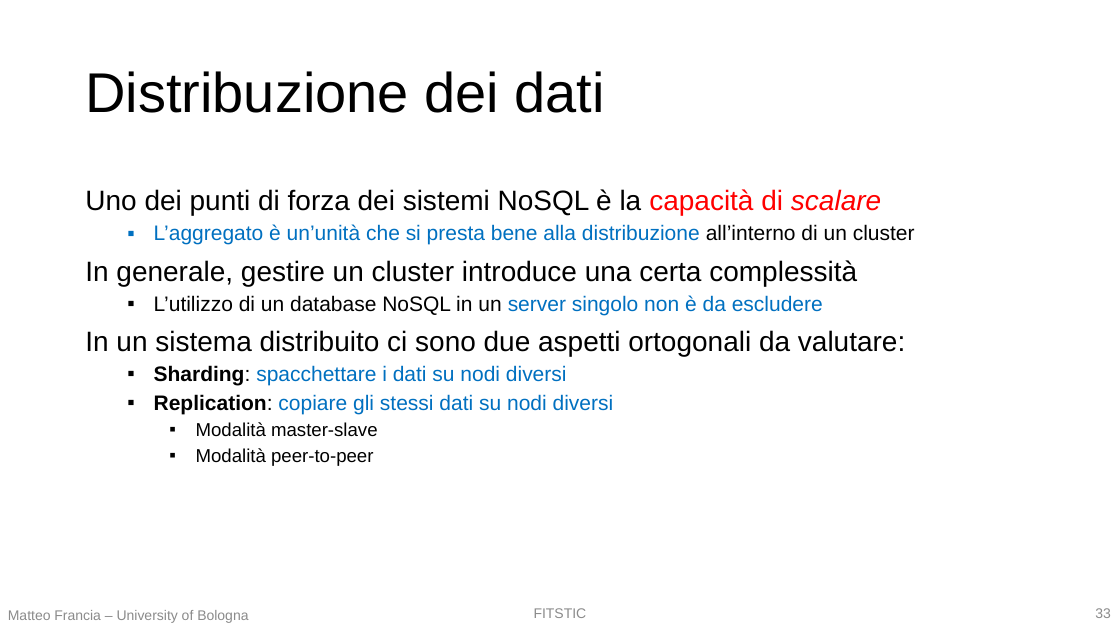
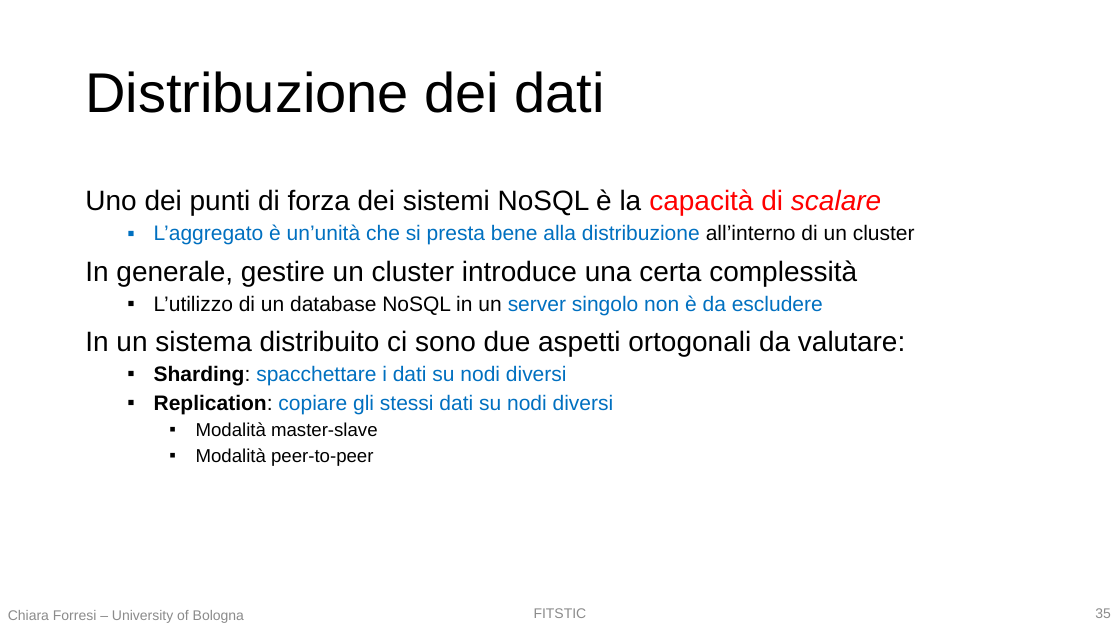
Before and after one commit to w4bo/teaching-nosql, a slide deck: slide 35 of slides/01 - T1 - I database NoSQL.pptx (slide 33 before the commit). Drawn at 1120x630 pixels with LibreOffice and Linux fonts; fonts in the diff are those of the drawing. Boxes give left, top, right and bottom in pixels: in the first picture for what was removed or moved away, otherwise in the second. Text is boxed around its words. In the diff, an @@ line names an element or a change of style, - is before the commit and + after.

```diff
--- a/slides/01 - T1 - I database NoSQL.pptx
+++ b/slides/01 - T1 - I database NoSQL.pptx
@@ text at bbox=[8, 610, 244, 623]: text changed @@
-Matteo Francia – University of Bologna
+Chiara Forresi – University of Bologna
@@ page number at bbox=[1095, 608, 1111, 618]: text changed @@
-33
+35
```
Also in this commit, not shown: 81 other slides changed, 2 slides added, 12 other files.
